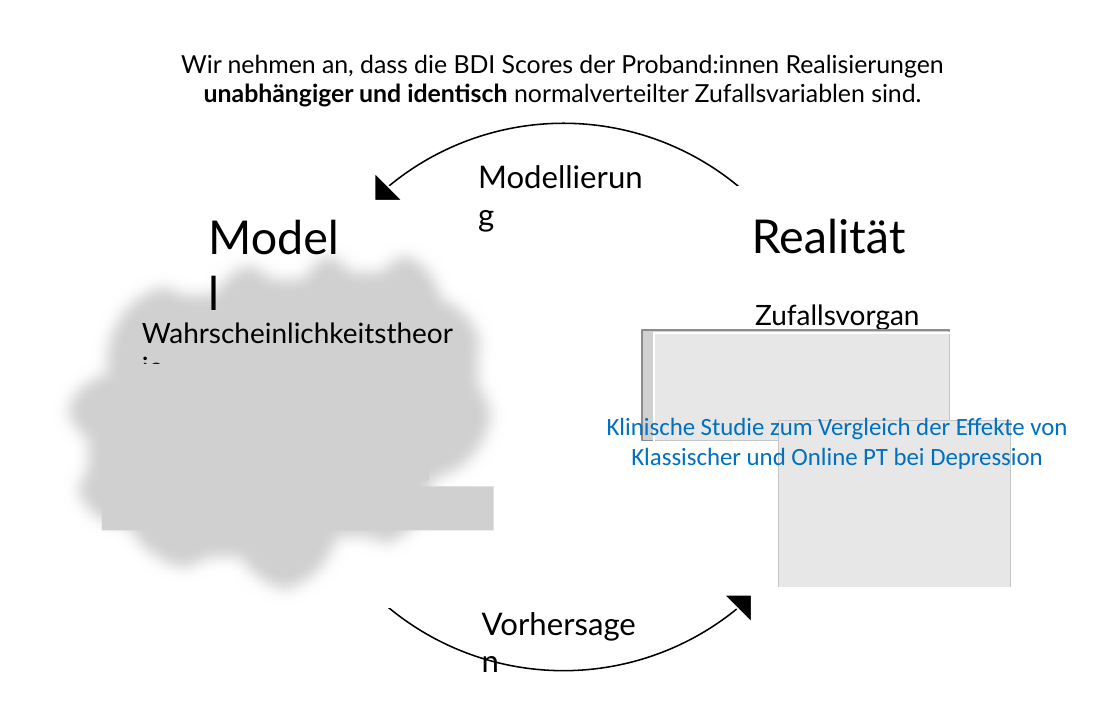
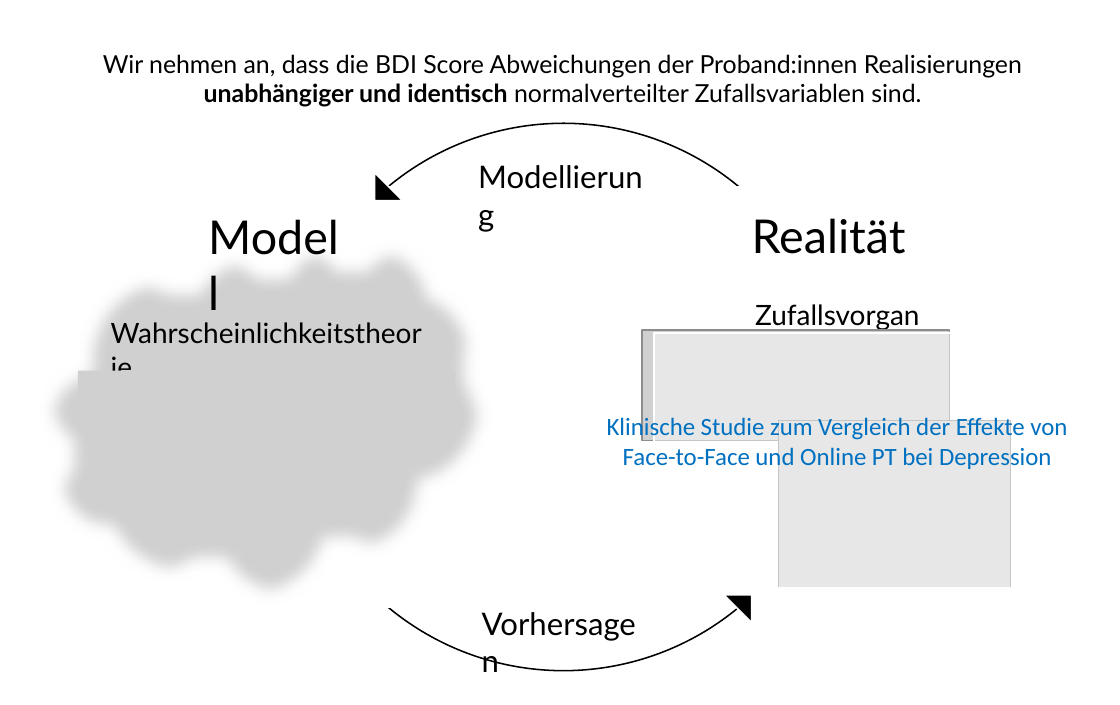
Before and after one commit to belindamef/WTFI-tut-23, a slide deck: slide 1 of Abbildungen/wtfi_6_wahrscheinlichkeitstheorie_modell_beispiel.pptx. Drawn at 1120x705 pixels with LibreOffice and Linux fonts; fonts in the diff are those of the drawing; grey boxes stand for pictures. Boxes give left, top, right and bottom in pixels: in the first picture for what was removed or moved away, otherwise in the second. Text is boxed around its words. In the diff, an @@ line names an element or a change of style, - is before the commit and + after.

```diff
--- a/Abbildungen/wtfi_6_wahrscheinlichkeitstheorie_modell_beispiel.pptx
+++ b/Abbildungen/wtfi_6_wahrscheinlichkeitstheorie_modell_beispiel.pptx
@@ text at [103, 54, 1022, 78]: text changed @@
-Wir nehmen an, dass die BDI Scores der Proband:innen Realisierungen
+Wir nehmen an, dass die BDI Score Abweichungen der Proband:innen Realisierungen
@@ picture: place and size @@
-picture at [52, 236, 506, 604]
+picture at [37, 236, 492, 604]
@@ text "Wahrscheinlichkeitstheorie": place and size @@
-text "Wahrscheinlichkeitstheorie" at [131, 310, 465, 355]
+text "Wahrscheinlichkeitstheorie" at [100, 310, 433, 355]
@@ picture: place and size @@
-picture at [119, 364, 427, 395]
+picture at [78, 371, 456, 395]
@@ picture: place and size @@
-picture at [127, 403, 417, 435]
+picture at [78, 408, 456, 432]
@@ text at [623, 447, 1052, 469]: text changed @@
-Klassischer und Online PT bei Depression
+Face-to-Face und Online PT bei Depression
@@ picture: place and size @@
-picture at [108, 448, 429, 480]
+picture at [141, 450, 379, 476]
@@ picture: place and size @@
-picture at [102, 487, 494, 531]
+picture at [120, 486, 386, 523]
```
Also in this commit, not shown: 9 other files.
